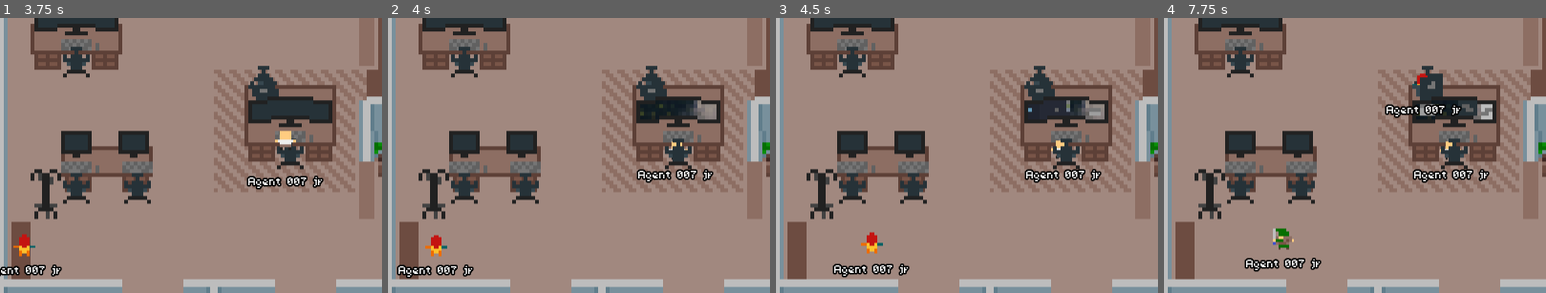
Above: before the commit, frames 1-4 (left to right).
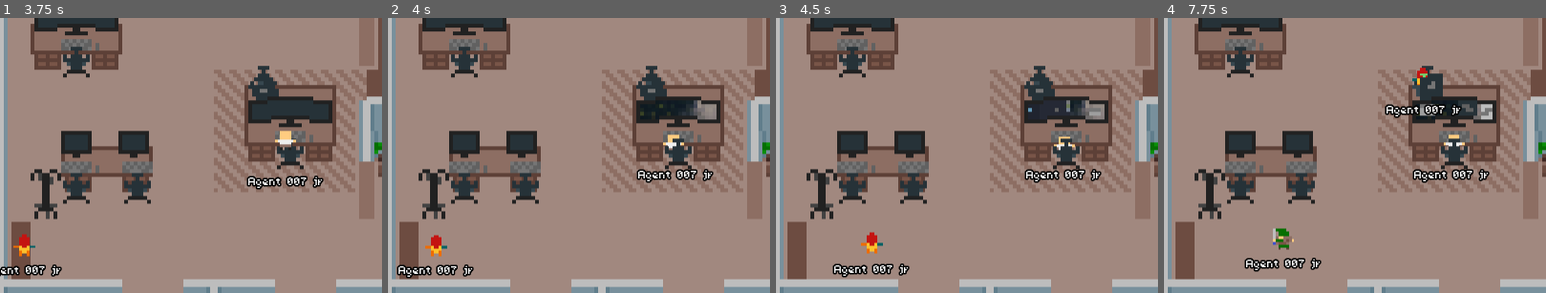
Above: after the commit, the same moments.

Repository: einord/agent-office
Game: Godot game, scene res://scenes/main.tscn
The game is run twice, just before and just after one commit, with the same random seed, the same clock (stepped at 60 frames per second) and the same inputs.
Inputs (mouse positions are % of the whole screen's width and height, from its top left):
- Up to frame 1 (3.75 s): tap Enter at 0.5 s; move the mouse to (93, 7) at 0.52 s; hold W 0.53-1.28 s; tap J at 0.6, 3.6 s; click (93, 7) at 0.67 s; move the mouse to (30, 55) at 1.27 s; tap 1 at 1.35 s; move the mouse to (60, 28) at 2.02 s; hold W 2.03-3.53 s; tap 2 at 2.1 s; move the mouse to (45, 70) at 2.77 s; tap Q at 2.85 s; click (45, 70) at 2.92 s; move the mouse to (80, 65) at 3.52 s
- Up to frame 2 (4 s): no input
- Up to frame 3 (4.5 s): move the mouse to (20, 35) at 4.27 s; tap 1 at 4.35 s
- Up to frame 4 (7.75 s): move the mouse to (55, 50) at 5.02 s; tap one key every 0.75 s from 5.1 s: 2 Q J 1; click (55, 50) at 5.17 s; move the mouse to (35, 25) at 5.77 s; hold W from 5.78 s (still down); move the mouse to (72, 45) at 6.52 s; move the mouse to (30, 55) at 7.27 s; click (30, 55) at 7.42 s
The pictures show only the part of the screen within x 0-50%, y 13-63%; the shares and areas given below are measured in that part.

Frame 1 is identical in both runs. In frame 2, 0.2% of the frame differs, in the area x 72-79%, y 42-52%; in frame 3, 0.1%; in frame 4, 0.3%, in the area x 65-79%, y 18-52%.

Commit message:
fix(gui): ensure typing animation plays only when seated after chair transition
- Gate typing animation on _is_sitting to prevent playing while standing
- Add checks to prevent typing during chair_up/chair_down transitions
- Align typing animation offset values to seated baseline (Vector2(0, -6))
  to prevent visual pop when transitioning from chair animations
- Remove duplicate typing animation trigger in velocity handler

Co-authored-by: einord <19638376+einord@users.noreply.github.com>

Diff:
--- a/gui/agent-office/scenes/agent.gd
+++ b/gui/agent-office/scenes/agent.gd
@@ -307,12 +307,15 @@
 		return
 
 	if navigation_agent.is_navigation_finished():
-		# Play typing animation when working at a station, standing otherwise
-		if current_state == AgentState.WORKING and _has_arrived_at_work:
-			if _anim_player.current_animation != "typing":
+		var current_anim := _anim_player.current_animation
+		# Play typing animation when working at a station, seated, and not during chair transition
+		if current_state == AgentState.WORKING and _has_arrived_at_work and _is_sitting \
+				and current_anim != "chair_up" and current_anim != "chair_down":
+			if current_anim != "typing":
 				_anim_player.play("typing")
-		elif not _is_sitting:
-			if _anim_player.current_animation != "standing":
+		# Only play standing when not sitting and not during chair transition
+		elif not _is_sitting and current_anim != "chair_up" and current_anim != "chair_down":
+			if current_anim != "standing":
 				_anim_player.play("standing")
 
 		# Handle state-specific behavior when navigation is complete
@@ -388,12 +391,8 @@
 			if _anim_player.current_animation != "walking":
 				_anim_player.play("walking")
 		else:
-			if current_state == AgentState.WORKING and _has_arrived_at_work:
-				if _anim_player.current_animation != "typing":
-					_anim_player.play("typing")
-			else:
-				if _anim_player.current_animation != "standing":
-					_anim_player.play("standing")
+			if _anim_player.current_animation != "standing":
+				_anim_player.play("standing")
 
 	global_position = global_position.move_toward(global_position + safe_velocity, movement_delta)
 
--- a/gui/agent-office/scenes/agent.tscn
+++ b/gui/agent-office/scenes/agent.tscn
@@ -114,7 +114,7 @@
 "times": PackedFloat32Array(0, 0.075, 0.15, 0.225),
 "transitions": PackedFloat32Array(1, 1, 1, 1),
 "update": 0,
-"values": [Vector2(0, -4), Vector2(-1, -5), Vector2(0, -4), Vector2(1, -5)]
+"values": [Vector2(0, -6), Vector2(-1, -7), Vector2(0, -6), Vector2(1, -7)]
 }
 
 [sub_resource type="AnimationLibrary" id="AnimationLibrary_lug0u"]
